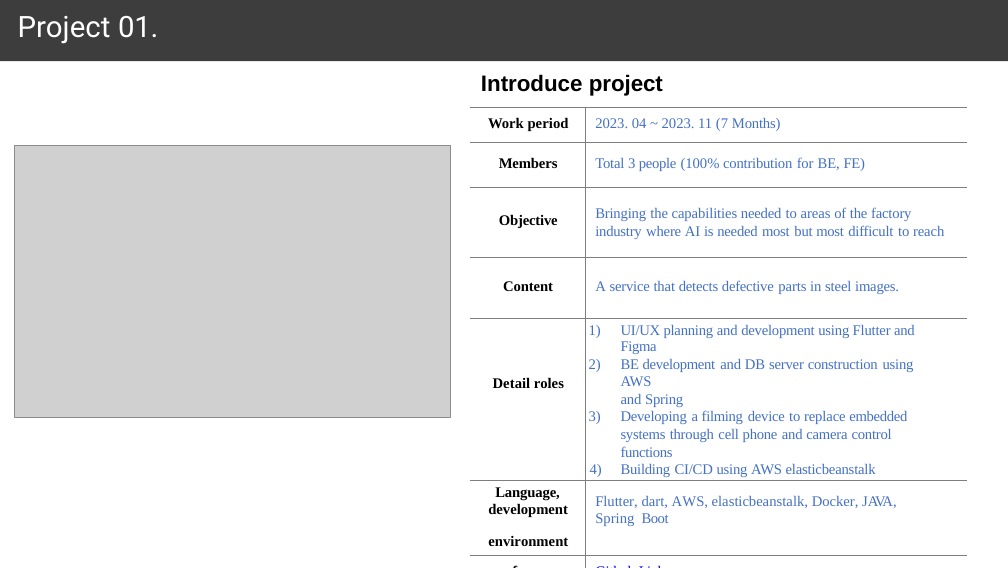
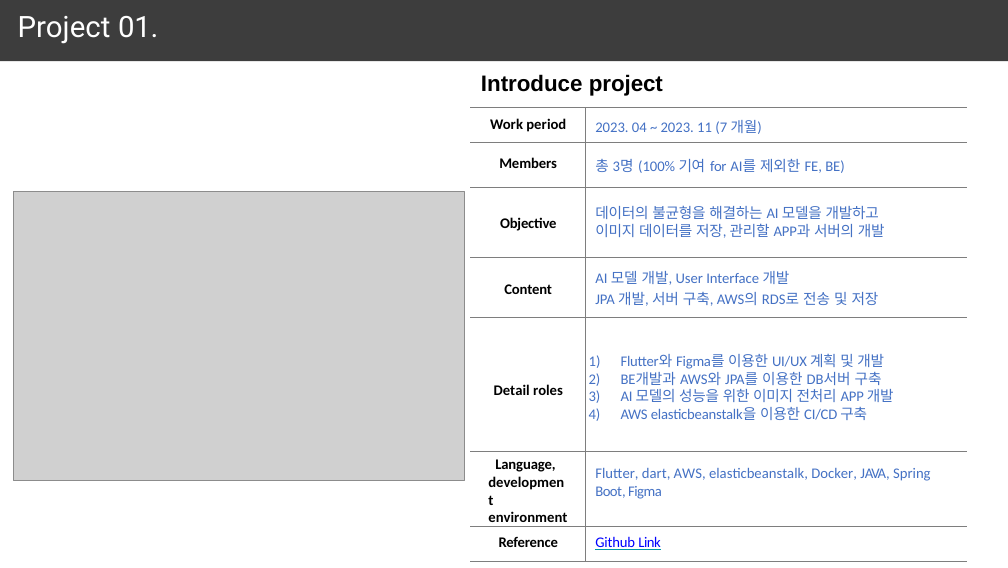
Before and after one commit to June222/June222.github.io, a slide deck: slide 5 of porfolio_kangjunwoo-010-5495-4551.pptx. Drawn at 1008x568 pixels with LibreOffice and Linux fonts; fonts in the diff are those of the drawing; grey boxes stand for pictures. Boxes give left, top, right and bottom in pixels: in the first picture for what was removed or moved away, otherwise in the second. Text is boxed around its words. In the diff, an @@ line names an element or a change of style, - is before the commit and + after.

Commit message:
style: Project 1 Introduce 수정
글씨체를 통일해서 바꿔야하는데 뭘로 바꿔야할 지 모르겠음.
이미지가 깨져서 새로 추가

```diff
--- a/porfolio_kangjunwoo-010-5495-4551.pptx
+++ b/porfolio_kangjunwoo-010-5495-4551.pptx
@@ table at (471,108,968,554) @@
-row 1, column 2: 2023. 04 ~ 2023. 11 (7 Months)
+row 1, column 2: 2023. 04 ~ 2023. 11 (7 개월)
-row 2, column 2: Total 3 people (100% contribution for BE, FE)
+row 2, column 2: 총 3명 (100% 기여 for AI를 제외한 FE, BE)
-row 3, column 2: Bringing the capabilities needed to areas of the factory / industry where AI is needed most but most difficult to reach
+row 3, column 2: 데이터의 불균형을 해결하는 AI 모델을 개발하고 / 이미지 데이터를 저장, 관리할 APP과 서버의 개발
-row 4, column 2: A service that detects defective parts in steel images.
+row 4, column 2: AI 모델 개발, User Interface 개발 / JPA 개발, 서버 구축, AWS의 RDS로 전송 및 저장
-row 5, column 2: UI/UX planning and development using Flutter and Figma / BE development and DB server construction using AWS / and Spring / Developing a filming device to replace embedded / systems through cell phone and camera control functions / Building CI/CD using AWS elasticbeanstalk
+row 5, column 2: Flutter와 Figma를 이용한 UI/UX 계획 및 개발 / BE개발과 AWS와 JPA를 이용한 DB서버 구축 / AI 모델의 성능을 위한 이미지 전처리 APP 개발 / AWS elasticbeanstalk을 이용한 CI/CD 구축
-row 6, column 2: Flutter, dart, AWS, elasticbeanstalk, Docker, JAVA, Spring Boot
+row 6, column 2: Flutter, dart, AWS, elasticbeanstalk, Docker, JAVA, Spring Boot, Figma
-row 7, column 1: reference
+row 7, column 1: Reference
@@ font Times New Roman to Calibri in "Work period", "Members", "Objective", "Content" and 3 more places @@
@@ picture: place and size @@
-picture at (15,145,451,417)
+picture at (13,192,465,481)
```
